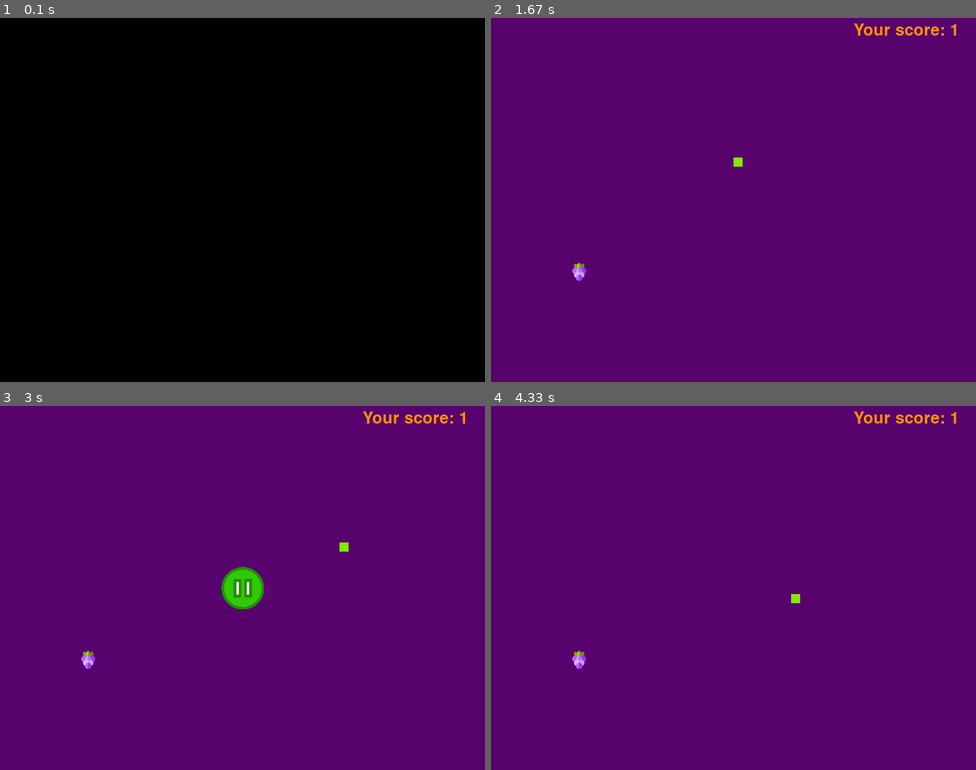
Above: before the commit, frames 1-4 (two rows, left to right).
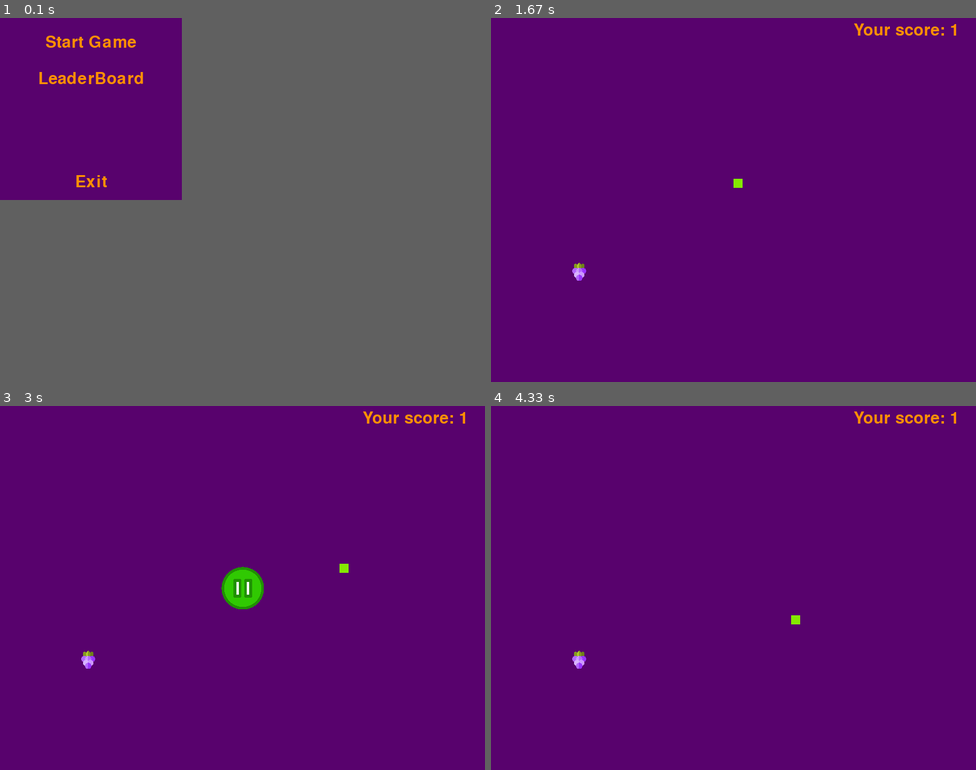
Above: after the commit, the same moments.

Repository: smorf1koo/PyGame-Snake
Game: pygame game, started from main.py
The game is run twice, just before and just after one commit, with the same random seed, the same clock (stepped at 60 frames per second) and the same inputs.
Inputs (mouse positions are in pixels of both pictures, inside the frame that each line leads up to):
- Up to frame 1 (0.1 s): no input
- Up to frame 2 (1.67 s): click (583, 43) at 0.38 s, where only the run after the commit has a clickable "Start Game"; hold Up 1.17-1.63 s
- Up to frame 3 (3 s): hold Right 1.67-2.13 s; hold Left 2.17-2.7 s; hold C from 2.73 s (still down); hold Down from 2.73 s (still down)
- Up to frame 4 (4.33 s): release C at 3.03 s; release Down at 3.03 s; tap C at 3.07 s; hold Left 3.73-4.13 s; hold Up from 4.17 s (still down)
In frame 1 the window is 800x600 before the commit and 300x300 after it. Grey fills any space a smaller window leaves; there, only what the larger window draws over its background counts as a difference.

The runs differ from the first frame. In frame 1, 19% of the frame differs, in the area x 0-38%, y 0-50%; in frame 2, less than 0.1%; in frame 3, 0.1%; in frame 4, less than 0.1%.

Commit message:
added menu

Diff:
--- a/main.py
+++ b/main.py
@@ -1,9 +1,9 @@
-from modules.snakegame import SnakeGame
+from modules.menu import Menu
 
 
 def main():
-    game = SnakeGame()
-    game.run()
+    menu = Menu()
+    menu.draw_menu()
 
 
 if __name__ == "__main__":
--- /dev/null
+++ b/modules/button.py
@@ -0,0 +1,26 @@
+import pygame as g
+
+
+class Button:
+    def __init__(self, text, pos, size, color, hover_color):
+        self.text = text
+        self.pos = pos
+        self.size = size
+        self.color = color
+        self.hover_color = hover_color
+        self.font = g.font.Font(None, size)
+        self.rect = self.font.render(text, True, color).get_rect(center=pos)
+
+    def draw(self, screen):
+        mouse_pos = g.mouse.get_pos()
+        if self.rect.collidepoint(mouse_pos):
+            text = self.font.render(self.text, True, self.hover_color)
+        else:
+            text = self.font.render(self.text, True, self.color)
+        screen.blit(text, self.rect)
+
+    def is_clicked(self, event):
+        if event.type == g.MOUSEBUTTONDOWN and event.button == 1:
+            if self.rect.collidepoint(g.mouse.get_pos()):
+                return True
+        return False
--- /dev/null
+++ b/modules/menu.py
@@ -0,0 +1,53 @@
+import pygame as g
+from .values import *
+from .button import Button
+from .snakegame import SnakeGame
+
+
+class Menu:
+    def __init__(self):
+        g.init()
+        self.screen = g.display.set_mode(MENU_SIZE)
+        g.display.set_caption("Menu")
+        self.clock = g.time.Clock()
+        self.running = True
+        self.buttons = [
+            Button("Start Game", (self.screen.get_width() / 2, self.screen.get_height() / 6 - 10),
+                   40, ORANGE, YELLOW),
+            Button("LeaderBoard", (self.screen.get_width() / 2, (self.screen.get_height() / 6) + 50),
+                   40, ORANGE, YELLOW),
+            Button("Exit", (self.screen.get_width() / 2, (self.screen.get_height() / 6) + 220), 40,
+                   ORANGE, YELLOW)
+        ]
+
+    def start_game(self):
+        game = SnakeGame()
+        game.run()
+
+    def draw_menu(self):
+        while self.running:
+            self.clock.tick(FPS)
+            self.screen.fill(PURPLE)
+
+            for button in self.buttons:
+                button.draw(self.screen)
+
+            self.check_events()
+            g.display.update()
+
+    def check_events(self):
+        for event in g.event.get():
+            if event.type == g.QUIT:
+                self.running = False
+                break
+            for button in self.buttons:
+                if button.is_clicked(event):
+                    if button.text == "Start Game":
+                        self.start_game()
+                    elif button.text == "LeaderBoard":
+                        self.show_leaderboard()
+                    elif button.text == "Exit":
+                        self.running = False
+
+    def show_leaderboard(self):
+        pass
--- a/modules/snakegame.py
+++ b/modules/snakegame.py
@@ -8,15 +8,16 @@
 
 class SnakeGame:
     def __init__(self):
+        self.running = True
+        self.paused = False
         g.init()
-        self.screen = g.display.set_mode(SIZE)
+        self.screen = g.display.set_mode(GAME_SIZE)
         g.display.set_caption("Snake")
         self.clock = g.time.Clock()
         self.snake = self.init_snake()
         self.berry = self.spawn_berry()
         self.direction_x = self.direction_y = 0
         self.last_key = None
-        self.paused = False
         self.game_over = False
         self.score = 1
         self.eating_sound = AudioPlayer(EATING_SOUND_PATH)
@@ -36,7 +37,8 @@
     def show_berry(self):
         self.berry.show(self.screen)
 
-    def spawn_berry(self):
+    @staticmethod
+    def spawn_berry():
         random_value = random.randint(1, 100)
         if random_value % 20 == 0:
             return BigBerry()
@@ -69,30 +71,50 @@
         text_rect = text.get_rect(center=(x, y))
         self.screen.blit(text, text_rect)
 
+    def handle_keydown(self, event):
+        if event.key == g.K_UP and self.last_key != g.K_DOWN:
+            self.direction_x, self.direction_y = 0, -5
+            self.last_key = g.K_UP
+        elif event.key == g.K_LEFT and self.last_key != g.K_RIGHT:
+            self.direction_x, self.direction_y = -5, 0
+            self.last_key = g.K_LEFT
+        elif event.key == g.K_DOWN and self.last_key != g.K_UP:
+            self.direction_x, self.direction_y = 0, 5
+            self.last_key = g.K_DOWN
+        elif event.key == g.K_RIGHT and self.last_key != g.K_LEFT:
+            self.direction_x, self.direction_y = 5, 0
+            self.last_key = g.K_RIGHT
+        elif event.key == g.K_c:
+            self.paused = not self.paused
+
+    def handle_pause(self):
+        pause_icon = g.image.load(PAUSE_ICON_PATH)
+        pause_icon = g.transform.scale(pause_icon, (70, 70))
+        self.screen.blit(pause_icon, (self.screen.get_width()/2-35, self.screen.get_height()/2-35))
+        g.display.update()
+        while self.paused:
+            for event in g.event.get():
+                if event.type == g.QUIT:
+                    self.running = False
+                    self.game_over = True
+                    self.restart_to_menu()
+                if event.type == g.KEYDOWN and event.key == g.K_c:
+                    self.paused = not self.paused
+                    break
+
     def handle_events(self):
         for event in g.event.get():
             if event.type == g.QUIT:
+                self.running = False
                 self.game_over = True
-            if event.type == g.KEYDOWN:
-                if event.key == g.K_UP and self.last_key != g.K_DOWN:
-                    self.direction_x, self.direction_y = 0, -5
-                    self.last_key = g.K_UP
-                elif event.key == g.K_LEFT and self.last_key != g.K_RIGHT:
-                    self.direction_x, self.direction_y = -5, 0
-                    self.last_key = g.K_LEFT
-                elif event.key == g.K_DOWN and self.last_key != g.K_UP:
-                    self.direction_x, self.direction_y = 0, 5
-                    self.last_key = g.K_DOWN
-                elif event.key == g.K_RIGHT and self.last_key != g.K_LEFT:
-                    self.direction_x, self.direction_y = 5, 0
-                    self.last_key = g.K_RIGHT
-                elif event.key == g.K_c:
-                    self.paused = not self.paused
+                self.restart_to_menu()
+            elif event.type == g.KEYDOWN:
+                self.handle_keydown(event)
 
     def run(self):
         g.time.delay(1000)
 
-        while not self.game_over:
+        while self.running:
             self.clock.tick(FPS)
             growing = False
 
@@ -105,28 +127,20 @@
             self.show_snake()
             self.move_snake(self.direction_x, self.direction_y, growing)
 
-            while self.paused:
-                pause_icon = g.image.load(PAUSE_ICON_PATH)
-                pause_icon = g.transform.scale(pause_icon, (70, 70))
-                self.screen.blit(pause_icon, (self.screen.get_width()/2-35, self.screen.get_height()/2-35))
-                g.display.update()
-                for event in g.event.get():
-                    if event.type == g.QUIT:
-                        g.quit()
-                    if event.type == g.KEYDOWN:
-                        if event.key == g.K_c:
-                            self.paused = not self.paused
-                            break
+            if self.paused:
+                self.handle_pause()
 
             if self.check_game_over():
-                self.game_over = True
+                self.running = False
                 self.end_game_sound.replay()
                 self.draw_text(f'Game over, your score: {self.score}', ORANGE,
                                self.screen.get_width() / 2, self.screen.get_height() / 2, 50)
+                g.display.update()
+                g.time.delay(2200)
+                self.restart_to_menu()
 
             if self.check_collision():
                 self.eating_sound.replay()
-
                 if isinstance(self.berry, BigBerry):
                     self.snake.grow(GROW_BIG_BERRY)
                     self.score += GROW_BIG_BERRY
@@ -137,6 +151,9 @@
 
             g.display.update()
 
-        g.time.delay(2200)
+    @staticmethod
+    def restart_to_menu():
+        from .menu import Menu
         g.quit()
-        quit()
+        menu = Menu()
+        menu.draw_menu()
--- a/modules/values.py
+++ b/modules/values.py
@@ -1,7 +1,9 @@
 PURPLE = (88, 2, 109)
 ORANGE = (255, 144, 0)
+YELLOW = (255, 255, 0)
 FPS = 30
-SIZE = (800, 600)
+GAME_SIZE = (800, 600)
+MENU_SIZE = (300, 300)
 GROW_BIG_BERRY, GROW_SMALL_BERRY = 5, 1
 EATING_SOUND_PATH = './sounds/nyam.wav'
 END_GAME_SOUND_PATH = './sounds/end_game_sound.wav'
